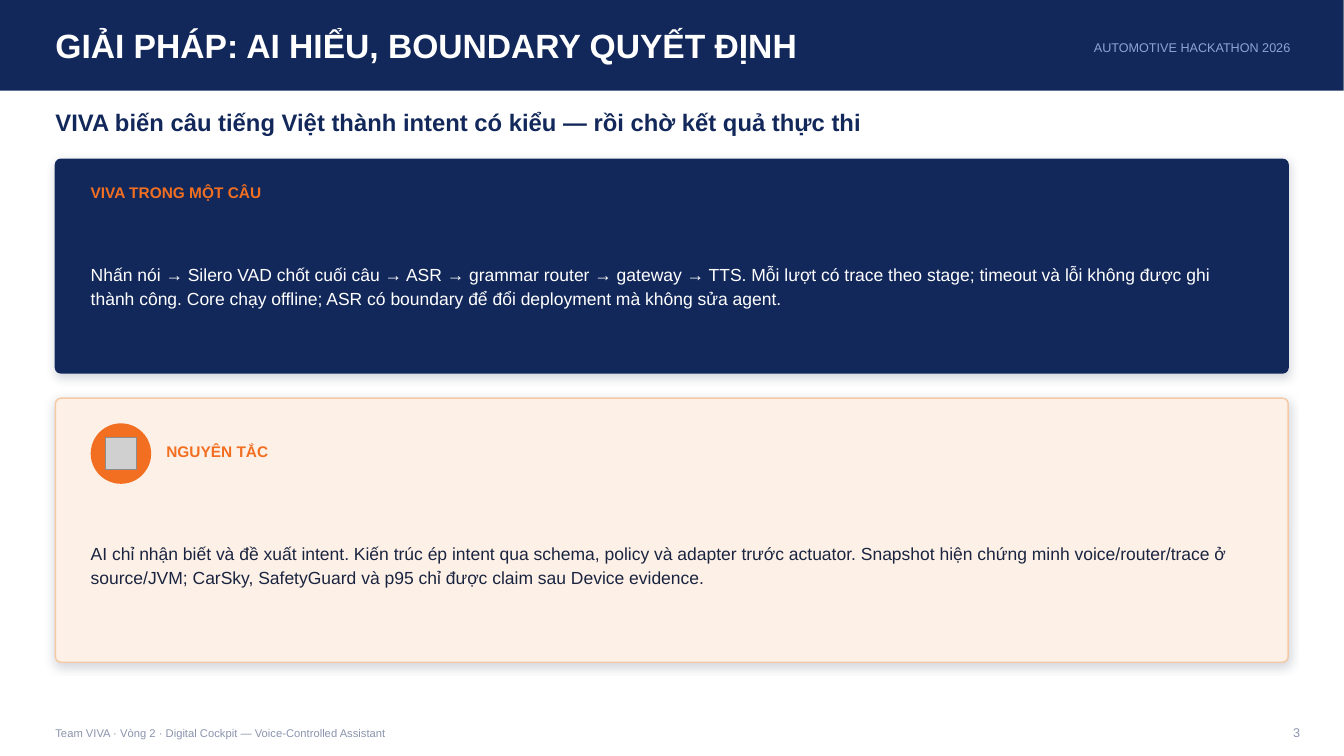
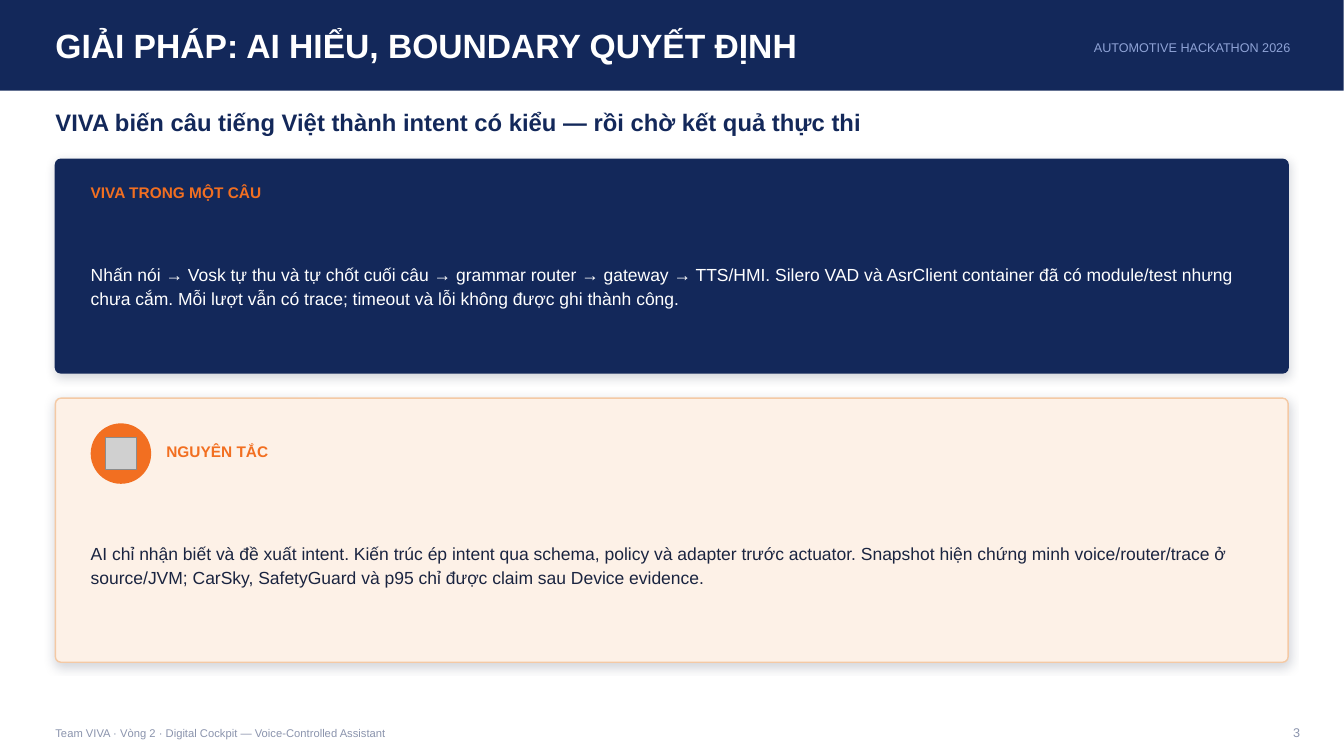
Before and after one commit to lcv-back/fpt-automotive-hackathon, a slide deck: slide 3 of docs/VIVA_Pitch_Vong2.pptx. Drawn at 1344x756 pixels with LibreOffice and Linux fonts; fonts in the diff are those of the drawing; grey boxes stand for pictures. Boxes give left, top, right and bottom in pixels: in the first picture for what was removed or moved away, otherwise in the second. Text is boxed around its words. In the diff, an @@ line names an element or a change of style, - is before the commit and + after.

```diff
--- a/docs/VIVA_Pitch_Vong2.pptx
+++ b/docs/VIVA_Pitch_Vong2.pptx
@@ text at [91, 268, 1233, 309]: text changed @@
-Nhấn nói → Silero VAD chốt cuối câu → ASR → grammar router → gateway → TTS. Mỗi lượt có trace theo stage; timeout và lỗi không được ghi thành công. Core chạy offline; ASR có boundary để đổi deployment mà không sửa agent.
+Nhấn nói → Vosk tự thu và tự chốt cuối câu → grammar router → gateway → TTS/HMI. Silero VAD và AsrClient container đã có module/test nhưng chưa cắm. Mỗi lượt vẫn có trace; timeout và lỗi không được ghi thành công.
```
Also in this commit, not shown: 1 other slide changed, 5 other files.
